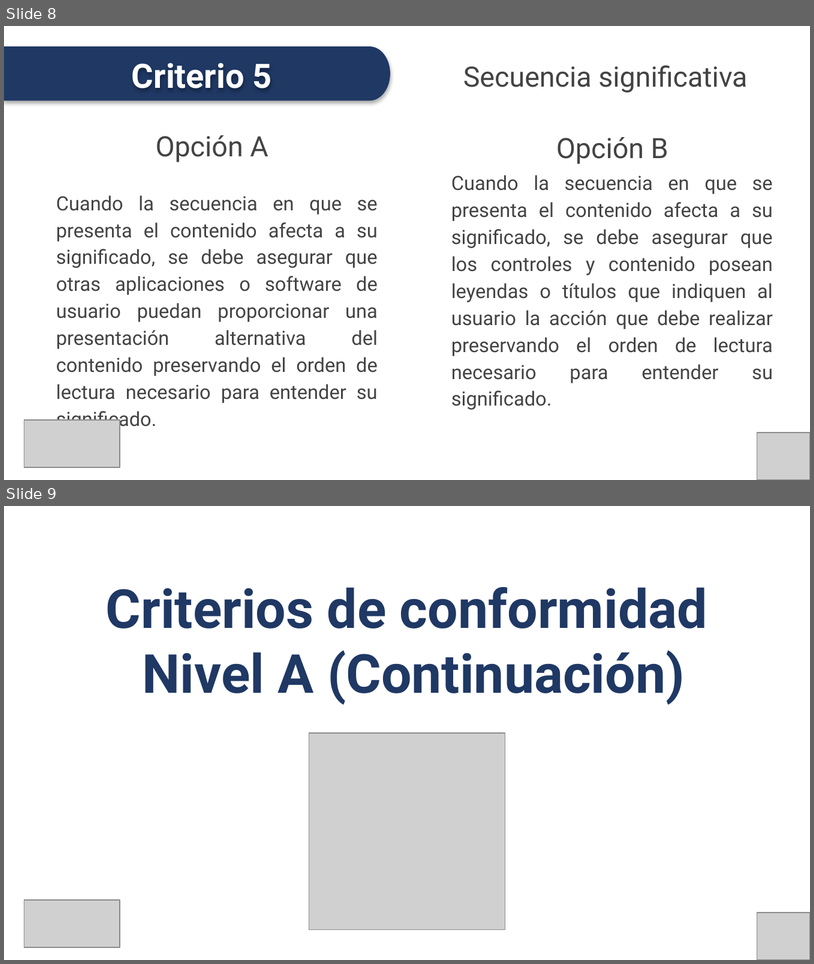
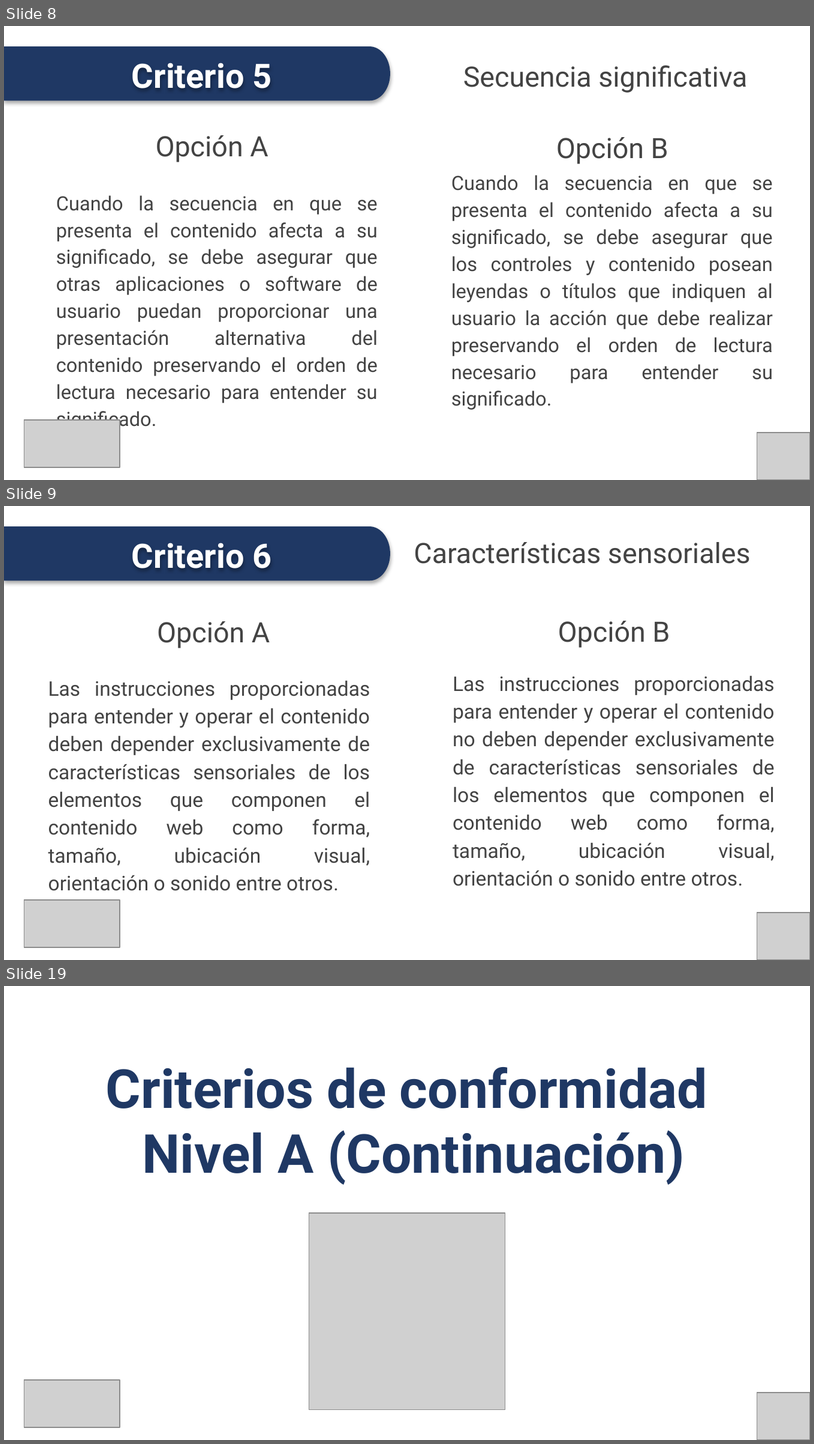
Before and after one commit to conaipd/accesibilidad, a slide deck: NTS - Accesibilidad Web - P2 - SEPTIEMBRE 2024.pptx. Shown one above the other, each under a label of ours: slides 8 and 9 before the commit, slides 8, 9 and 19 after it; the slides between them are not shown. The pictures are 814x964 and 814x1444 pixels, drawn with LibreOffice and Linux fonts; fonts in the diff are those of the drawing; grey boxes stand for pictures. Boxes give left, top, right and bottom in pixels: in the first picture for what was removed or moved away, otherwise in the second. Text is boxed around its words. In the diff, an @@ line names an element or a change of style, - is before the commit and + after.

```diff
--- a/NTS - Accesibilidad Web - P2 - SEPTIEMBRE 2024.pptx
+++ b/NTS - Accesibilidad Web - P2 - SEPTIEMBRE 2024.pptx
@@ slide 9 added at (x1=4, y1=506, x2=810, y2=960), background #FFFFFF @@
@@ freeform shape added at (x1=4, y1=526, x2=390, y2=580), fill #1F3864 @@
@@ text added at (x1=132, y1=543, x2=272, y2=568), 30 pt, text #FFFFFF, bold @@
+Criterio 6
@@ title added at (x1=414, y1=542, x2=751, y2=564), 25 pt, text #434343 @@
+Características sensoriales
@@ text added at (x1=157, y1=621, x2=270, y2=648), 25 pt, text #434343 @@
+Opción A
@@ text added at (x1=558, y1=621, x2=670, y2=648), 25 pt, text #434343 @@
+Opción B
@@ text added at (x1=48, y1=681, x2=371, y2=891), 18 pt, text #434343 @@
+Las instrucciones proporcionadas para entender y operar el contenido deben depender exclusivamente de características sensoriales de los elementos que componen el contenido web como forma, tamaño, ubicación visual, orientación o sonido entre otros.
@@ text added at (x1=453, y1=676, x2=775, y2=886), 18 pt, text #434343 @@
+Las instrucciones proporcionadas para entender y operar el contenido no deben depender exclusivamente de características sensoriales de los elementos que componen el contenido web como forma, tamaño, ubicación visual, orientación o sonido entre otros.
@@ picture added at (x1=24, y1=900, x2=120, y2=947) @@
@@ picture added at (x1=757, y1=912, x2=810, y2=960) @@
@@ what was slide 9 is now slide 19 @@
```
Also in this commit, not shown: 25 other slides added, 6 other files.
